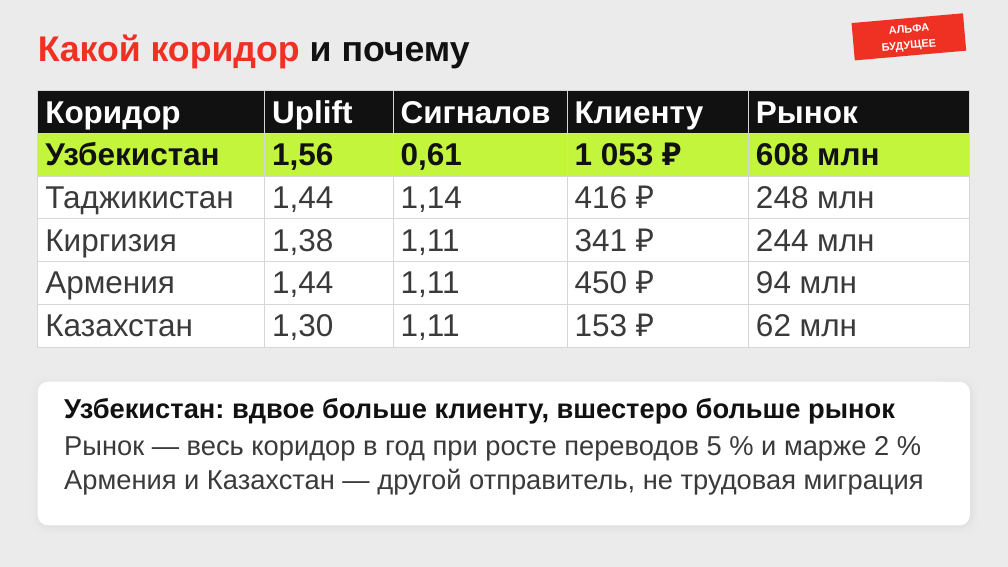
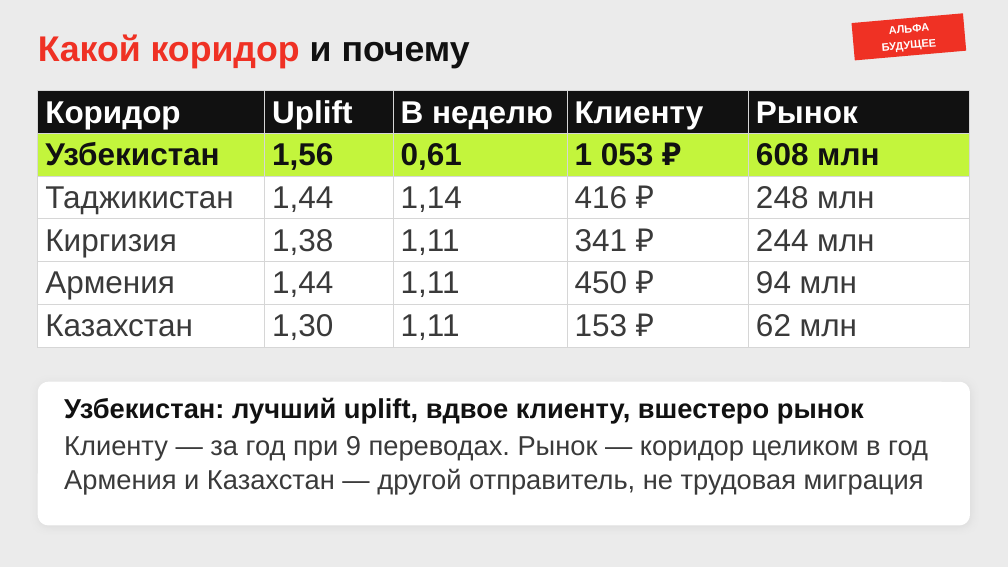
Before and after one commit to ne-olya/fx-pulse, a slide deck: slide 3 of docs/presentation/fx-pulse-final-draft.pptx. Drawn at 1008x567 pixels with LibreOffice and Linux fonts; fonts in the diff are those of the drawing. Boxes give left, top, right and bottom in pixels: in the first picture for what was removed or moved away, otherwise in the second. Text is boxed around its words. In the diff, an @@ line names an element or a change of style, - is before the commit and + after.

```diff
--- a/docs/presentation/fx-pulse-final-draft.pptx
+++ b/docs/presentation/fx-pulse-final-draft.pptx
@@ table at (x1=38, y1=91, x2=970, y2=344) @@
-row 1, column 3: Сигналов
+row 1, column 3: В неделю
@@ text at (x1=64, y1=397, x2=864, y2=423): text changed @@
-Узбекистан: вдвое больше клиенту, вшестеро больше рынок
+Узбекистан: лучший uplift, вдвое клиенту, вшестеро рынок
@@ text at (x1=64, y1=436, x2=928, y2=459): text changed @@
-Рынок — весь коридор в год при росте переводов 5 % и марже 2 %
+Клиенту — за год при 9 переводах. Рынок — коридор целиком в год
```
Also in this commit, not shown: 4 other slides changed, 2 other files.
